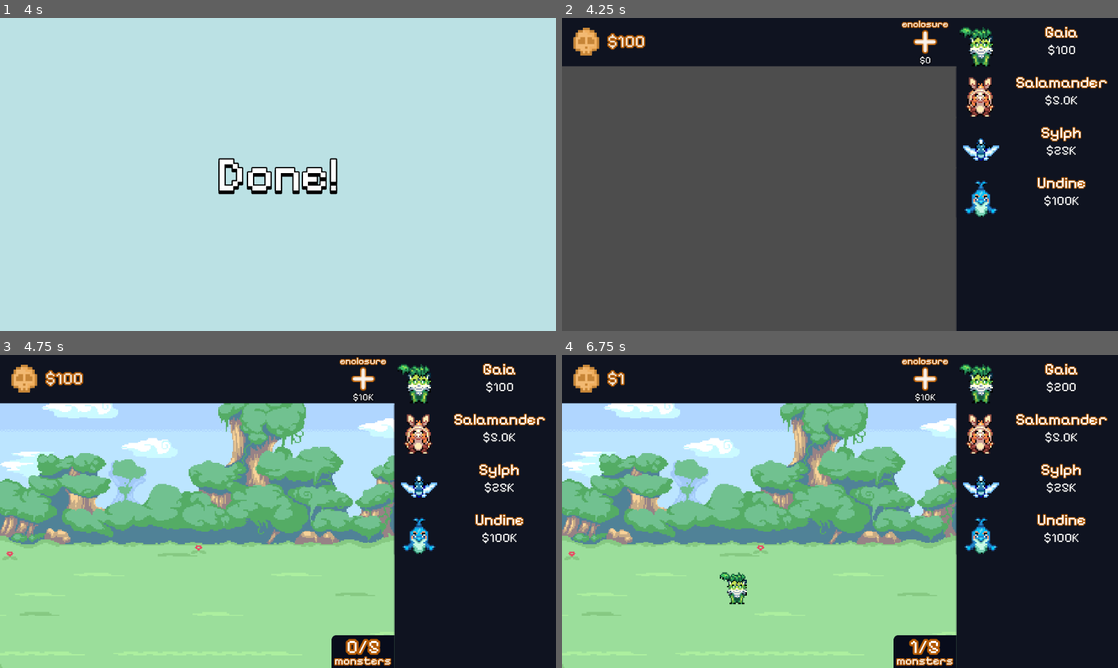
Above: before the commit, frames 1-4 (two rows, left to right).
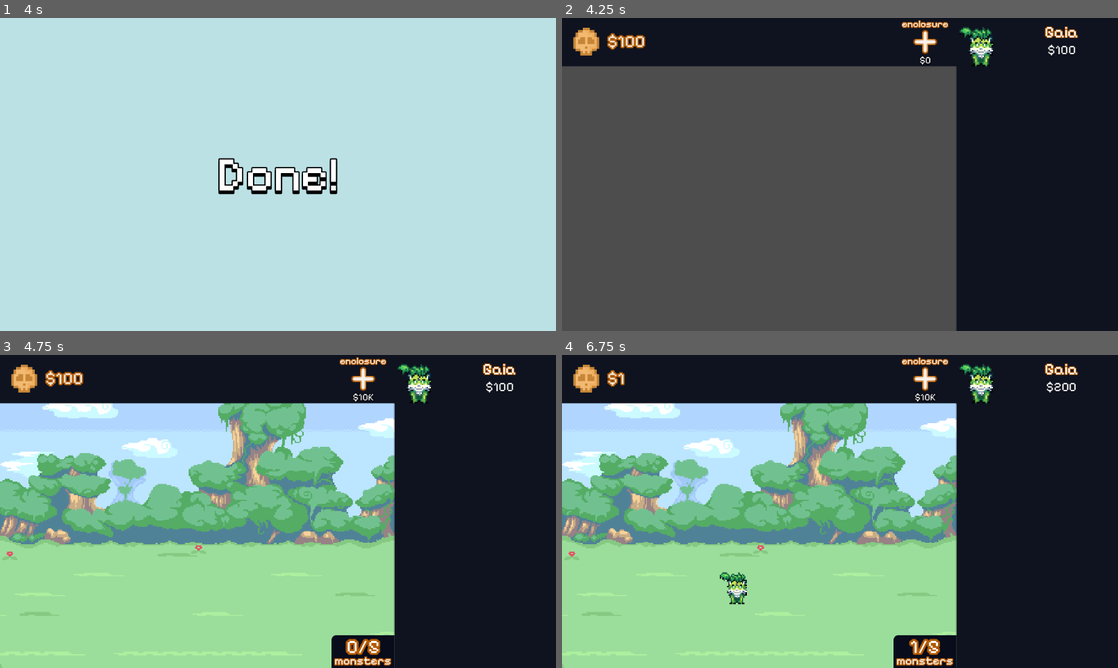
Above: after the commit, the same moments.

Repository: verstraate/monster-daycare
Game: Godot game, scene res://_Scenes/MainMenu/main_menu.tscn
Same seed, same stepped clock (60 frames per second), same inputs: the game is played once before the commit and once after it.
Inputs (mouse positions are in pixels of both pictures, inside the frame that each line leads up to):
- Up to frame 1 (4 s): click (278, 174) at 0.5 s; click "Gaia" at 1.25 s; click "Salamander" (after the commit: "Gaia") at 2 s; click "Sylph" (after the commit: "Gaia") at 2.75 s; click "Undine" (after the commit: "Gaia") at 3.5 s
- Up to frame 2 (4.25 s): no input
- Up to frame 3 (4.75 s): click "$0" at 4.25 s
- Up to frame 4 (6.75 s): click "$10K" at 5 s; click "$10K" at 5.75 s; click "Gaia" at 6.5 s

Frame 1 is identical in both runs. In frame 2, 2.2% of the frame differs, in the area x 72-99%, y 18-64%; in frame 3, 2.3%, in the area x 70-99%, y 15-64%; in frame 4, 2.3%.

Commit message:
feat: Added progressive monster unlocks

Diff:
--- a/_Scenes/Game/game.tscn
+++ b/_Scenes/Game/game.tscn
@@ -1,9 +1,13 @@
-[gd_scene load_steps=5 format=3 uid="uid://bi7aj25brt7l6"]
+[gd_scene load_steps=9 format=3 uid="uid://bi7aj25brt7l6"]
 
 [ext_resource type="PackedScene" uid="uid://33dpkdbpx7lf" path="res://_Scenes/UI/ui.tscn" id="1_65hya"]
 [ext_resource type="Script" uid="uid://btclhvrlpb346" path="res://_Scenes/Game/game.gd" id="1_tkjlu"]
 [ext_resource type="PackedScene" uid="uid://ds0fdr74n7wjs" path="res://_Scenes/MoneyManager/money_manager.tscn" id="2_c7f46"]
+[ext_resource type="Script" uid="uid://bdf53j15bvv1f" path="res://Scripts/Resources/Monsters/base_monster.gd" id="4_6a16g"]
 [ext_resource type="Script" uid="uid://uccsi2kteeqn" path="res://_Scenes/Game/progression_manager.gd" id="4_cl16e"]
+[ext_resource type="Resource" uid="uid://bq63fe1u7chxe" path="res://Resources/Monsters/salamander.tres" id="5_3ebme"]
+[ext_resource type="Resource" uid="uid://bqp3ucknwv2rc" path="res://Resources/Monsters/sylph.tres" id="6_eaye3"]
+[ext_resource type="Resource" uid="uid://4gclqar1tqq5" path="res://Resources/Monsters/undine.tres" id="7_yi3ji"]
 
 [node name="Game" type="Node2D"]
 script = ExtResource("1_tkjlu")
@@ -12,13 +16,14 @@
 process_mode = 3
 starting_money = "100"
 
+[node name="ProgressionManager" type="Node2D" parent="." groups=["Persist"]]
+script = ExtResource("4_cl16e")
+locked_monsters = Array[ExtResource("4_6a16g")]([ExtResource("5_3ebme"), ExtResource("6_eaye3"), ExtResource("7_yi3ji")])
+
 [node name="UI" parent="." instance=ExtResource("1_65hya")]
 
 [node name="SaveGame" type="Timer" parent="."]
 wait_time = 10.0
 one_shot = true
 
-[node name="ProgressionManager" type="Node2D" parent="."]
-script = ExtResource("4_cl16e")
-
 [connection signal="timeout" from="SaveGame" to="." method="_on_save_game_timeout"]
--- a/_Scenes/Game/progression_manager.gd
+++ b/_Scenes/Game/progression_manager.gd
@@ -3,7 +3,8 @@
 
 static var Instance: ProgressionManager
 
-var _locked_monsters: Dictionary[String, BaseMonster]
+@export var locked_monsters: Array[BaseMonster]
+var _unlock_requirements: Dictionary[String, IdleNumber] = {}
 
 func _ready() -> void:
 	if Instance != null and Instance != self:
@@ -12,5 +13,34 @@
 
 	Instance = self
 
-func unlock_monster(id: String) -> void:
-	pass
+	for monster in locked_monsters:
+		_unlock_requirements[monster.id] = IdleNumber.new(monster.price)
+
+	MoneyManager.Instance.money_updated.connect(check_for_unlocks)
+
+func check_for_unlocks(money: IdleNumber) -> void:
+	var monsters: Array[BaseMonster] = []
+	var monsters_to_check: Array[BaseMonster] = locked_monsters.duplicate()
+	for i in range(len(monsters_to_check) - 1, -1, -1):
+		if money.compare(_unlock_requirements[monsters_to_check[i].id]):
+			monsters.append(locked_monsters.pop_at(i))
+
+	if len(monsters) > 0:
+		unlock_monsters(monsters)
+
+func unlock_monsters(monsters: Array[BaseMonster]) -> void:
+	for monster in monsters:
+		if _unlock_requirements.has(monster.id):
+			_unlock_requirements.erase(monster.id)
+
+	MonsterShop.Instance.add_monsters_to_shop(monsters)
+
+func save() -> Dictionary:
+	var locked_monsters_to_save: Array[String]
+	for monster in locked_monsters:
+		locked_monsters_to_save.append(monster.resource_path)
+
+	return {
+		"path": get_path(),
+		"locked_monsters": locked_monsters_to_save
+	}
--- a/_Scenes/UI/enclosure_manager.gd
+++ b/_Scenes/UI/enclosure_manager.gd
@@ -115,6 +115,14 @@
 		for monster in enclosure.monsters:
 			MoneyManager.Instance.adjust_money(monster.monster_data.base_produce)
 
+func get_currency_per_tick() -> IdleNumber:
+	var currency: IdleNumber = IdleNumber.new()
+	for enclosure in enclosures:
+		for monster in enclosure.monsters:
+			currency.add(monster.monster_data.base_produce)
+
+	return currency
+
 func save() -> Dictionary:
 	return {
 		"path": get_path(),
--- a/_Scenes/UI/monster_shop.gd
+++ b/_Scenes/UI/monster_shop.gd
@@ -1,5 +1,7 @@
 class_name MonsterShop
 extends Panel
+
+static var Instance: MonsterShop
 
 @onready
 var monster_parent: BoxContainer = $Monsters
@@ -11,8 +13,23 @@
 var monsters_displayed: Dictionary[String, ShopItem] = {}
 
 func _ready() -> void:
+	if Instance != null and Instance != self:
+		queue_free()
+		return
+
+	Instance = self
+
 	shop_updated.connect(_display_monsters)
 	_display_monsters(monsters_for_sale)
+
+func set_monsters_for_sale(monsters: Array[BaseMonster]) -> void:
+	if len(monsters_for_sale) > len(monsters):
+		return
+
+	clear_monsters()
+
+	monsters_for_sale = monsters
+	shop_updated.emit(monsters_for_sale)
 
 func clear_monsters() -> void:
 	monsters_for_sale.clear()
@@ -24,7 +41,12 @@
 	monsters_for_sale.append_array(new_monsters)
 	shop_updated.emit(new_monsters)
 
+func sort_monsters(a: BaseMonster, b: BaseMonster) -> bool:
+	return a.base_produce < b.base_produce
+
 func _display_monsters(monsters: Array[BaseMonster]) -> void:
+	monsters.sort_custom(sort_monsters)
+
 	for monster in monsters:
 		if monsters_displayed.has(monster.id):
 			continue
--- a/_Scenes/UI/ui.tscn
+++ b/_Scenes/UI/ui.tscn
@@ -9,9 +9,6 @@
 [ext_resource type="Script" uid="uid://bdf53j15bvv1f" path="res://Scripts/Resources/Monsters/base_monster.gd" id="7_1j37f"]
 [ext_resource type="Texture2D" uid="uid://b1ejn0q8u4s2i" path="res://Assets/Sprites/plus.png" id="7_g2t2n"]
 [ext_resource type="Resource" uid="uid://cwjm80eb4sc3s" path="res://Resources/Monsters/gaia.tres" id="8_66jej"]
-[ext_resource type="Resource" uid="uid://bq63fe1u7chxe" path="res://Resources/Monsters/salamander.tres" id="9_cw5ys"]
-[ext_resource type="Resource" uid="uid://bqp3ucknwv2rc" path="res://Resources/Monsters/sylph.tres" id="10_a6oe6"]
-[ext_resource type="Resource" uid="uid://4gclqar1tqq5" path="res://Resources/Monsters/undine.tres" id="11_p0elb"]
 [ext_resource type="Theme" uid="uid://cknukvd8ogbbn" path="res://_Scenes/MainMenu/main_menu.tres" id="13_1g7en"]
 
 [node name="UI" type="CanvasLayer" groups=["UI"]]
@@ -156,7 +153,7 @@
 grow_vertical = 2
 theme = ExtResource("1_dxera")
 script = ExtResource("6_uvm37")
-monsters_for_sale = Array[ExtResource("7_1j37f")]([ExtResource("8_66jej"), ExtResource("9_cw5ys"), ExtResource("10_a6oe6"), ExtResource("11_p0elb")])
+monsters_for_sale = Array[ExtResource("7_1j37f")]([ExtResource("8_66jej")])
 
 [node name="Monsters" type="VBoxContainer" parent="MonsterShop"]
 layout_mode = 1
Not shown: 1 places in _Scenes/UI/ui.tscn that only renumber resources
